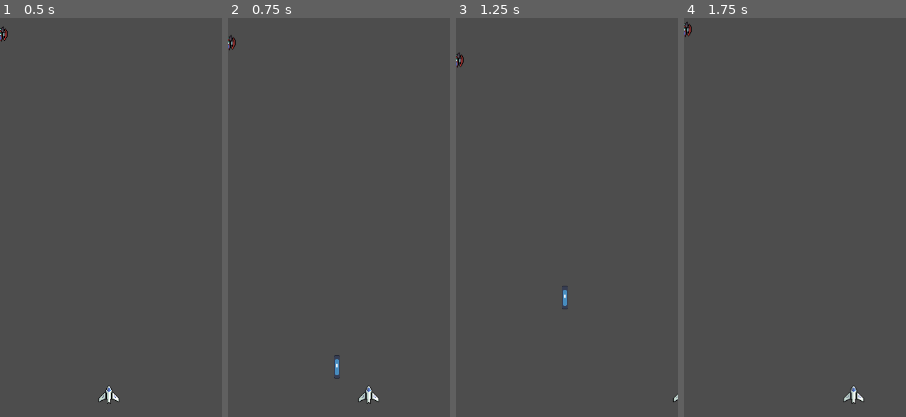
Above: before the commit, frames 1-4 (left to right).
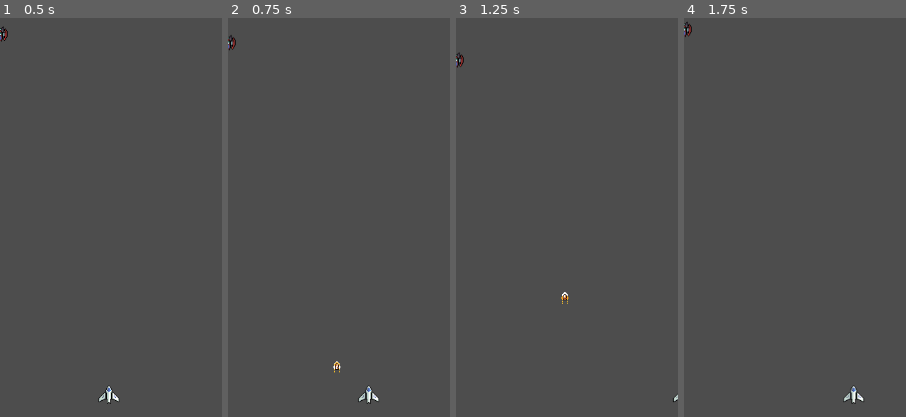
Above: after the commit, the same moments.

Repository: Sunny-Days-Ahead/Project-Iron
Game: Godot game, scene res://Scenes/Main.tscn
The game is run twice, just before and just after one commit, with the same random seed, the same clock (stepped at 60 frames per second) and the same inputs. The engine's default icon, where the game draws it, is replaced by a stand-in: a white triangle on a blue panel in a dark square.
Inputs:
- Up to frame 1 (0.5 s): no input
- Up to frame 2 (0.75 s): tap Enter (ui_accept) at 0.5 s; hold D (moveRight) from 0.53 s (still down); hold Space (shoot) from 0.53 s (still down)
- Up to frame 3 (1.25 s): keep holding D (moveRight); keep holding Space (shoot); tap Enter (ui_accept) at 0.77 s
- Up to frame 4 (1.75 s): keep holding D (moveRight); release Space (shoot) at 1.28 s; tap R at 1.35 s; tap Enter (ui_accept) at 1.52 s
The pictures show only the part of the screen within x 0-50%, y 0-50%; the shares and areas given below are measured in that part.

Frame 1 is identical in both runs. In frame 2, 0.1% of the frame differs, in the area x 47-51%, y 84-91%; in frame 3, 0.1%; in frame 4, nothing differs.

Commit message:
Bullets work
We've added bullets that work now, they disappear when they hit something and kill baddies

Diff:
--- a/Components/HealthComponent.gd
+++ b/Components/HealthComponent.gd
@@ -5,36 +5,44 @@
 @export var maxHealth : int
 
 var currentHealth : int
-signal died
+signal died #emtis when out of hp
 
 # Called when the node enters the scene tree for the first time.
 func _ready() -> void:
 	fullHeal()
 
+#sets health amount to max for full healing
 func fullHeal() -> void:
 	setHealth(maxHealth)
 
+#subtracts health
 func damage(amount :  int) -> void:
 	currentHealth -= amount
 
+	#you fuckin died lol
 	if currentHealth <= 0:
 		currentHealth = 0
 		died.emit()
 
+#restores health
 func heal(amount : int) -> void:
 	currentHealth += amount
 
+	#this caps the health so it cannot exceed max
 	if currentHealth > maxHealth:
 		currentHealth = maxHealth
 
+#current health becomes the amount
 func setHealth(amount) -> void:
 	currentHealth = amount
 
+	#caps overheals and kills you if you're at zero lol
 	if currentHealth > maxHealth:
 		currentHealth = maxHealth
 
 	if currentHealth <= 0:
 		died.emit()
 
+#fuction to ask how much hp is left
 func getHealth() -> int:
 	return(currentHealth)
--- a/Components/HitBox.gd
+++ b/Components/HitBox.gd
@@ -4,10 +4,22 @@
 
 @export var damage : int
 
+signal hitTarget
+
+func _ready() -> void:
+	area_entered.connect(_on_hit)
+
+#where to change the amount of damage a thing has done
 func setDamage(value : int) -> void:
 	damage = value
 
+#damage multipler or divider
 func getScaledDamage(factor : float) -> int:
 	var result : int = (damage * factor) as int
 
 	return(result)
+
+#did i hit something? if its a hurtbox E M I T
+func _on_hit(area: Area2D) -> void:
+	if area is HurtBox:
+		hitTarget.emit()
--- a/Components/HurtBox.gd
+++ b/Components/HurtBox.gd
@@ -2,11 +2,13 @@
 class_name HurtBox
 extends Area2D
 
+#drag and drop in the healthcomponent or the HEART of the entity
 @export var health : HealthComponent
 
 func _ready() -> void:
 	area_entered.connect(_on_hit)
 
+#did a hitbox touch me? noooooooooooo
 func _on_hit(area: Area2D) -> void:
 	if area is HitBox:
 		# We can use negative "damage" to heal
--- a/Scenes/Actors/pirate_beta.tscn
+++ b/Scenes/Actors/pirate_beta.tscn
@@ -16,9 +16,12 @@
 
 [node name="HealthComponent" type="Node" parent="."]
 script = ExtResource("3_kldaf")
+maxHealth = 1
 metadata/_custom_type_script = "uid://dr061mb2blql5"
 
 [node name="HitBox" type="Area2D" parent="."]
+collision_layer = 4
+collision_mask = 3
 script = ExtResource("4_4sxok")
 damage = 1
 metadata/_custom_type_script = "uid://bu0bec0jffl5o"
@@ -29,6 +32,7 @@
 
 [node name="HurtBox" type="Area2D" parent="." node_paths=PackedStringArray("health")]
 collision_layer = 4
+collision_mask = 3
 script = ExtResource("4_451cp")
 health = NodePath("../HealthComponent")
 metadata/_custom_type_script = "uid://bc1bysnspv2xu"
@@ -36,3 +40,5 @@
 [node name="CollisionShape2D2" type="CollisionShape2D" parent="HurtBox"]
 shape = SubResource("RectangleShape2D_4sxok")
 debug_color = Color(0.915617, 0.26425827, 0.31216452, 0.41960785)
+
+[connection signal="died" from="HealthComponent" to="." method="_on_health_component_died"]
--- a/Scenes/Actors/pirate_scout.gd
+++ b/Scenes/Actors/pirate_scout.gd
@@ -3,3 +3,7 @@
 	global_rotation_degrees = 180
 func _process(delta: float) -> void:
 	global_position.y += 50 * delta
+
+
+func _on_health_component_died() -> void:
+	queue_free()
--- a/Scenes/Projectiles/Bullet.tscn
+++ b/Scenes/Projectiles/Bullet.tscn
@@ -1,11 +1,72 @@
-[gd_scene load_steps=3 format=3 uid="uid://k6phmbhftrdq"]
+[gd_scene load_steps=10 format=3 uid="uid://k6phmbhftrdq"]
 
 [ext_resource type="Script" uid="uid://b8ccbgeqcb213" path="res://Scenes/Projectiles/bullet.gd" id="1_jnb4d"]
-[ext_resource type="Texture2D" uid="uid://dblruyuxfjirx" path="res://Assets/icon.svg" id="2_rjcpp"]
+[ext_resource type="Script" uid="uid://bu0bec0jffl5o" path="res://Components/HitBox.gd" id="2_rjcpp"]
+[ext_resource type="Texture2D" uid="uid://dm63hodewdrcp" path="res://Assets/Weapons/Main ship weapon - Projectile - Auto cannon bullet.png" id="3_2cv5c"]
 
-[node name="Bullet" type="Node2D"]
+[sub_resource type="AtlasTexture" id="AtlasTexture_fkc3b"]
+atlas = ExtResource("3_2cv5c")
+region = Rect2(0, 0, 32, 32)
+
+[sub_resource type="AtlasTexture" id="AtlasTexture_fxmap"]
+atlas = ExtResource("3_2cv5c")
+region = Rect2(32, 0, 32, 32)
+
+[sub_resource type="AtlasTexture" id="AtlasTexture_qg3jc"]
+atlas = ExtResource("3_2cv5c")
+region = Rect2(64, 0, 32, 32)
+
+[sub_resource type="AtlasTexture" id="AtlasTexture_3h1pr"]
+atlas = ExtResource("3_2cv5c")
+region = Rect2(96, 0, 32, 32)
+
+[sub_resource type="SpriteFrames" id="SpriteFrames_sy24k"]
+animations = [{
+"frames": [{
+"duration": 1.0,
+"texture": SubResource("AtlasTexture_fkc3b")
+}, {
+"duration": 1.0,
+"texture": SubResource("AtlasTexture_fxmap")
+}, {
+"duration": 1.0,
+"texture": SubResource("AtlasTexture_qg3jc")
+}, {
+"duration": 1.0,
+"texture": SubResource("AtlasTexture_3h1pr")
+}],
+"loop": true,
+"name": &"Shoot",
+"speed": 5.0
+}]
+
+[sub_resource type="RectangleShape2D" id="RectangleShape2D_3pu08"]
+size = Vector2(12, 14)
+
+[node name="Bullet" type="Node2D" node_paths=PackedStringArray("anim")]
 script = ExtResource("1_jnb4d")
+anim = NodePath("AnimatedSprite2D")
 
-[node name="Sprite2D" type="Sprite2D" parent="."]
-scale = Vector2(0.0625, 0.265625)
-texture = ExtResource("2_rjcpp")
+[node name="AnimatedSprite2D" type="AnimatedSprite2D" parent="."]
+sprite_frames = SubResource("SpriteFrames_sy24k")
+animation = &"Shoot"
+frame_progress = 0.6368896
+
+[node name="HitBox" type="Area2D" parent="."]
+collision_layer = 2
+collision_mask = 4
+script = ExtResource("2_rjcpp")
+damage = 1
+metadata/_custom_type_script = "uid://bu0bec0jffl5o"
+
+[node name="CollisionShape2D" type="CollisionShape2D" parent="HitBox"]
+position = Vector2(0, -2)
+shape = SubResource("RectangleShape2D_3pu08")
+
+[node name="Timer" type="Timer" parent="."]
+wait_time = 5.0
+one_shot = true
+autostart = true
+
+[connection signal="hitTarget" from="HitBox" to="." method="_on_hit_box_hit_target"]
+[connection signal="timeout" from="Timer" to="." method="_on_timer_timeout"]
--- a/Scenes/Projectiles/bullet.gd
+++ b/Scenes/Projectiles/bullet.gd
@@ -1,11 +1,22 @@
 extends Node2D
-
+@export var anim :AnimatedSprite2D
 
 # Called when the node enters the scene tree for the first time.
 func _ready() -> void:
-	pass # Replace with function body.
+	pass
 
 
 # Called every frame. 'delta' is the elapsed time since the previous frame.
 func _process(delta: float) -> void:
 	global_position.y -= delta * 200
+	anim.animation = "Shoot"
+	anim.play()
+
+
+
+func _on_timer_timeout() -> void:
+	queue_free()
+
+
+func _on_hit_box_hit_target() -> void:
+	queue_free()
Binary file added: Assets/Weapons/Main ship weapon - Projectile - Auto cannon bullet.png
Not shown, added: Assets/Weapons/Main ship weapon - Projectile - Auto cannon bullet.png.import
Binary file added: Assets/Weapons/Main ship weapon - Projectile - Big Space Gun.png
Not shown, added: Assets/Weapons/Main ship weapon - Projectile - Big Space Gun.png.import
Binary file added: Assets/Weapons/Main ship weapon - Projectile - Rocket.png
Not shown, added: Assets/Weapons/Main ship weapon - Projectile - Rocket.png.import
Binary file added: Assets/Weapons/Main ship weapon - Projectile - Zapper.png
Not shown, added: Assets/Weapons/Main ship weapon - Projectile - Zapper.png.import
